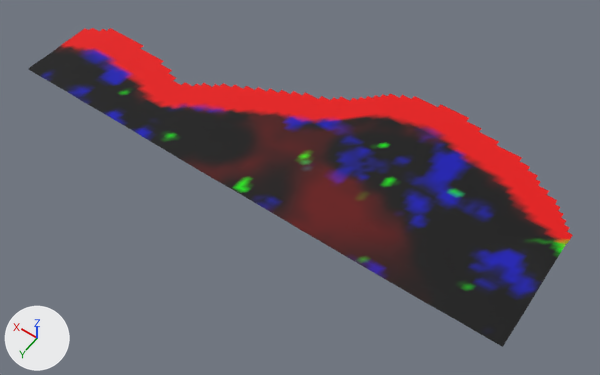
A saved change to the glTF model dushanbe_city/assets/terrain/coast_800_-800_800.glb.
One viewpoint serves both versions: a 50 mm camera at (729.0, 1310.0, 889.0) aimed at (1157.0, 711.0, -53.0). The lights are fixed; the arrows at lower left show +X, +Y and +Z. The first picture is the older version. Vertices at exactly the same position are counted once.

Names of what the first picture shows: 'terrain'.
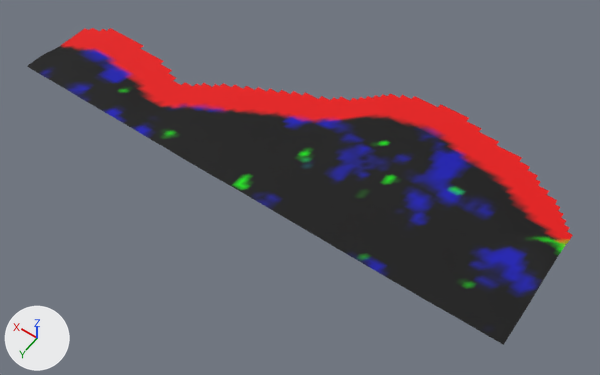
The change in detail:
me_terrain is used by ob_terrain; location (1200.0, 400.0, 0.0).
me_terrain had 2910 vertices, 5532 faces and spanned x -400.0..400.0, y 96.0..400.0, z -4.0..12.0.
me_terrain now has 2910 vertices, 5532 faces and spans x -400.0..400.0, y 96.0..400.0, z -4.0..16.0.
me_terrain part 1: 1200 of the vertices in x -400.0..400.0, y 208.0..400.0, z -1.0..12.0 are moved by (0.0, 0.0, 5.0).
me_terrain part 2: 467 of the vertices in x -312.0..88.0, y 312.0..400.0, z -2.0..1.0 are moved by (0.0, 0.0, 6.0).
me_terrain part 3: 41 of the vertices in x 352.0..400.0, y 352.0..400.0, z 0.0..3.0 are moved by (0.0, 0.0, 6.0).
me_terrain part 4: 1034 faces centred in x -389.0..400.0, y 155.0..400.0, z -1.0..6.0 are repainted in the vertex colours; the middle colour goes from dark red #530000 to black #000000.
me_terrain part 5: 931 faces centred in x -389.0..400.0, y 163.0..400.0, z -1.0..10.0 are repainted in the vertex colours; the middle colour goes from black #220000 to black #000000.
Other edits to the shape of me_terrain do not show in these pictures.

Pixel boxes [x1, y1, x2, y2] of what changed, in the pictures (600 x 375 px; the box of a moved part takes in the faces that stretch with it):
'terrain', reshaped, recoloured
    before: [29, 28, 573, 347]
    after: [27, 28, 573, 345]
part 1 of me_terrain, moved or reshaped
    before: [47, 61, 554, 347]
    after: [46, 58, 555, 345]
part 2 of me_terrain, moved or reshaped
    before: [181, 154, 446, 312]
    after: [181, 151, 447, 310]
part 3 of me_terrain, moved or reshaped
    before: [29, 55, 81, 80]
    after: [27, 53, 80, 77]
part 4 of me_terrain, recoloured
    both: [57, 44, 560, 258]
part 5 of me_terrain, recoloured
    both: [53, 48, 558, 303]
